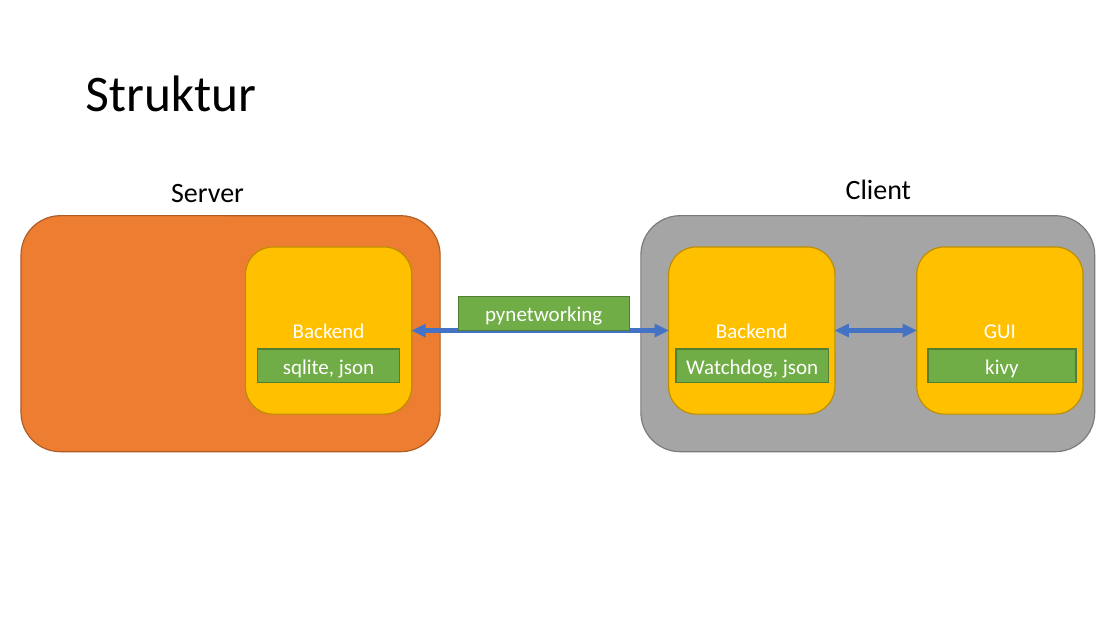
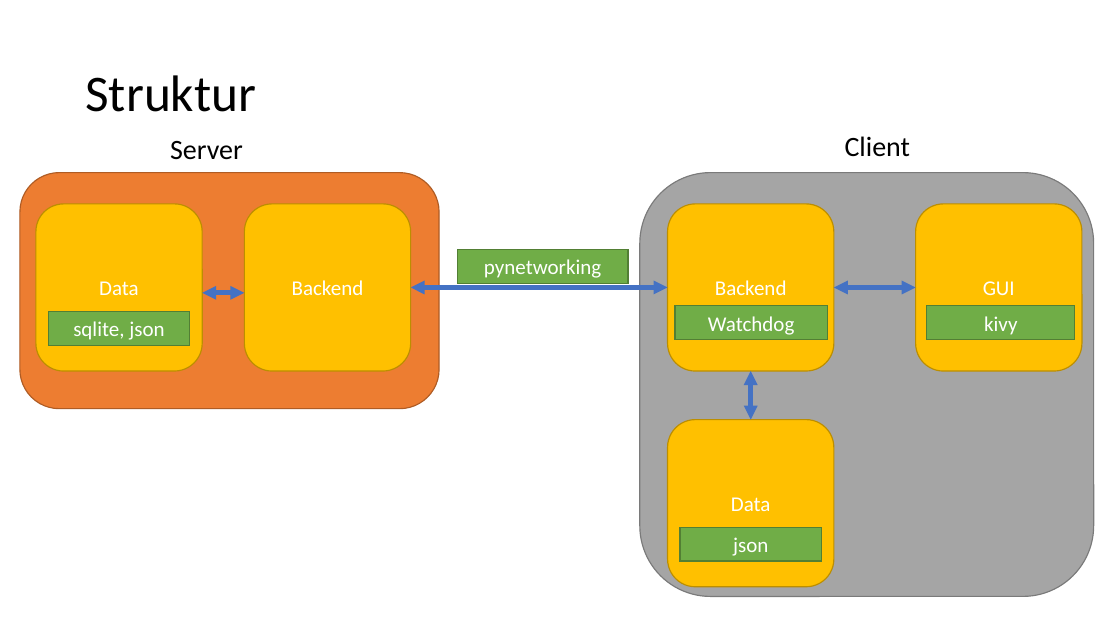
Before and after one commit to JulianSobott/OpenDrive, a slide deck: slide 3 of docs/OpenDrive.pptx. Drawn at 1120x630 pixels with LibreOffice and Linux fonts; fonts in the diff are those of the drawing; background and template pictures are left out. Boxes give left, top, right and bottom in pixels: in the first picture for what was removed or moved away, otherwise in the second. Text is boxed around its words. In the diff, an @@ line names an element or a change of style, - is before the commit and + after.

```diff
--- a/docs/OpenDrive.pptx
+++ b/docs/OpenDrive.pptx
@@ rounded rectangle: place and size @@
-rounded rectangle at bbox=[641, 216, 1095, 452]
+rounded rectangle at bbox=[640, 172, 1094, 597]
@@ rounded rectangle added at bbox=[36, 204, 202, 371], fill #FFC000, outline #BD8E00 1 pt, 18 pt, text #FFFFFF @@
+Data
@@ double arrow added from (202, 293) to (245, 293), #4472C4 4 pt @@
@@ rectangle "sqlite, json": place and size @@
-rectangle "sqlite, json" at bbox=[258, 349, 399, 382]
+rectangle "sqlite, json" at bbox=[49, 312, 190, 345]
@@ 4 rounded rectangles, 3 rectangles, 2 texts, 2 double arrows: place and size @@
-4 rounded rectangles, 3 rectangles, 2 texts, 2 double arrows at bbox=[21, 179, 1083, 452]
+4 rounded rectangles, 3 rectangles, 2 texts, 2 double arrows at bbox=[20, 136, 1082, 408]
@@ text in rectangle at bbox=[708, 316, 794, 335]: text changed @@
-Watchdog, json
+Watchdog
@@ double arrow added from (751, 420) to (751, 371), #4472C4 4 pt @@
@@ rounded rectangle added at bbox=[668, 420, 834, 587], fill #FFC000, outline #BD8E00 1 pt, 18 pt, text #FFFFFF @@
+Data
@@ rectangle added at bbox=[681, 528, 822, 561], fill #70AD47, outline #538035 1 pt, 18 pt, text #FFFFFF @@
+json
```
Also in this commit, not shown: 1 slide added.
